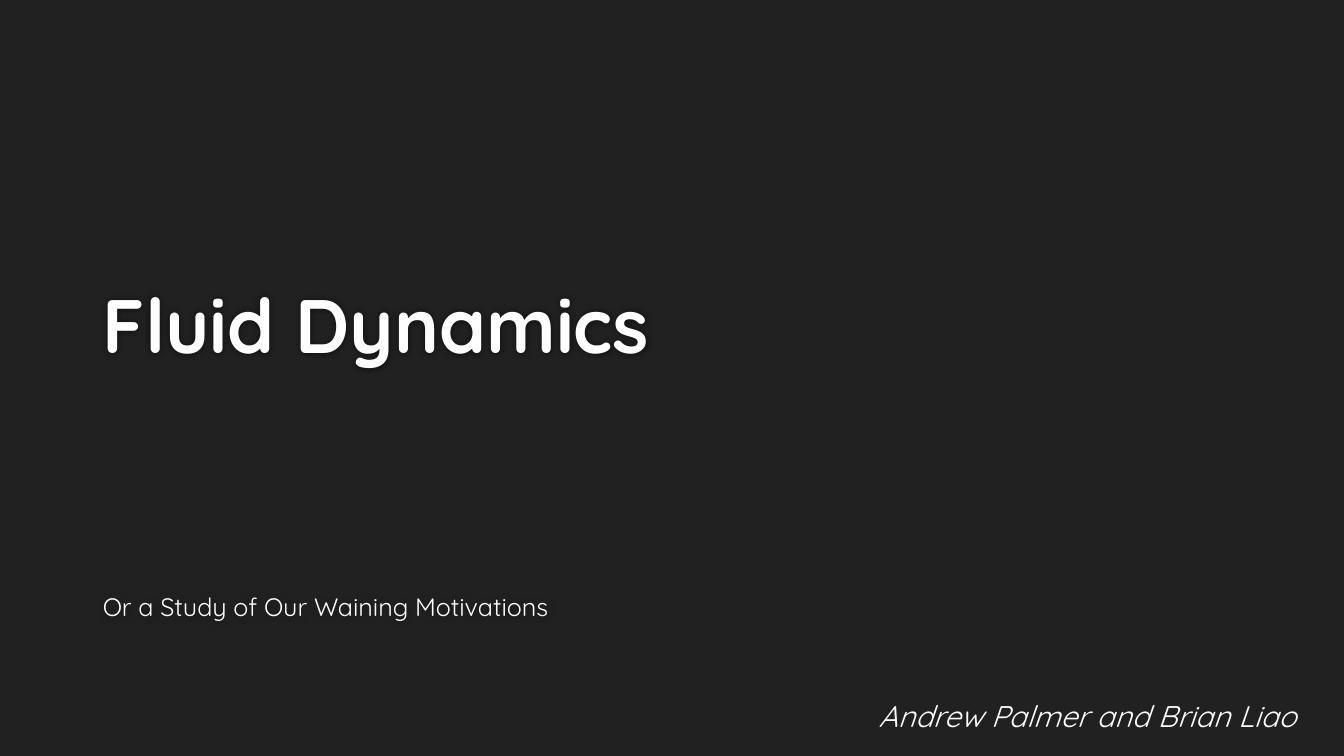
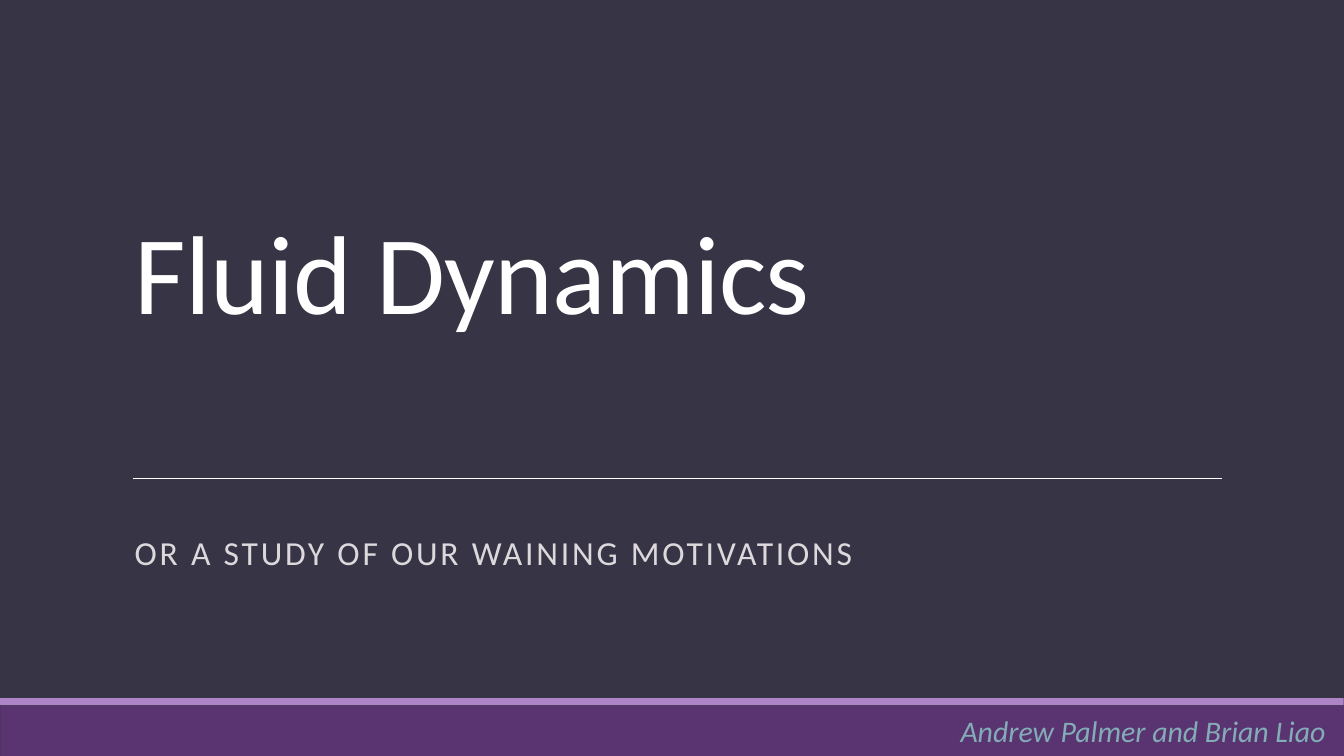
Before and after one commit to andrew-pa/fluidynm, a slide deck: slide 1 of Navier Stokes Presentation.pptx. Drawn at 1344x756 pixels with LibreOffice and Linux fonts; fonts in the diff are those of the drawing; background and template pictures are left out. Boxes give left, top, right and bottom in pixels: in the first picture for what was removed or moved away, otherwise in the second. Text is boxed around its words. In the diff, an @@ line names an element or a change of style, - is before the commit and + after.

Commit message:
ppt changes. rip ppt+git

```diff
--- a/Navier Stokes Presentation.pptx
+++ b/Navier Stokes Presentation.pptx
@@ background #212121 to #373545 @@
@@ title "Fluid Dynamics" moved from (x1=103, y1=297, x2=650, y2=368) to (x1=134, y1=236, x2=810, y2=332) @@
@@ title "Fluid Dynamics" at (x1=134, y1=236, x2=810, y2=332): size 40.5 to 60 pt, font Quicksand to Calibri, text colour #FEFEFE to #FFFFFF, letter spacing 0 to -0.4 pt, bold off; line spacing 1 to 0.85 @@
@@ line added from (133, 478) to (1222, 478), #FFFFFF 0.5 pt @@
@@ subtitle at (x1=135, y1=543, x2=852, y2=565): text changed; size 13.5 to 18 pt; font Quicksand to Calibri; text colour #FFFFFF to #DCD8DC @@
-Or a Study of Our Waining Motivations
+OR A STUDY OF OUR WAINING MOTIVATIONS
@@ rectangle added at (x1=0, y1=706, x2=1344, y2=756), fill #5A3471 @@
@@ rectangle added at (x1=0, y1=699, x2=1344, y2=706), fill #AD84C6 @@
@@ text "Andrew Palmer and Brian Liao" moved from (x1=879, y1=705, x2=1296, y2=728) to (x1=961, y1=721, x2=1325, y2=742) @@
@@ text "Andrew Palmer and Brian Liao" at (x1=961, y1=721, x2=1325, y2=742): font Quicksand to Calibri, text colour #FFFFFF to #84ACB6 @@
```
Also in this commit, not shown: 9 other slides changed.
